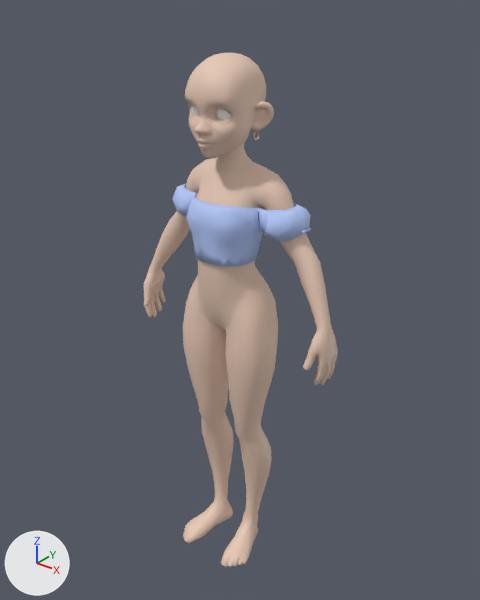
What one commit did to the Blender file ArtSource/Characters/SK_Human_Female.blend.
Both versions are drawn from a 50 mm camera at (1.177, -1.403, 1.837) aimed at (0.001, 0.068, 0.926). The lights are fixed; the arrows at lower left show +X, +Y and +Z. The older version comes first.

The scene before the commit, as lines of its bpy script (objects in view):
```python
ob_skm_f_body = bpy.data.objects.new('SKM_F_Body', me_skm_f_body)
ob_skm_f_body.location = (0.0, 0.0, 0.0)
ob_skm_f_eyes = bpy.data.objects.new('SKM_F_Eyes', me_skm_f_eyes)
ob_skm_f_eyes.location = (0.0, 0.0, 0.0)
ob_skm_f_top_offshouldercrop = bpy.data.objects.new('SKM_F_Top_OffShoulderCrop', me_skm_f_top_offshouldercrop)
ob_skm_f_top_offshouldercrop.location = (0.0, 0.0, 0.0)
```
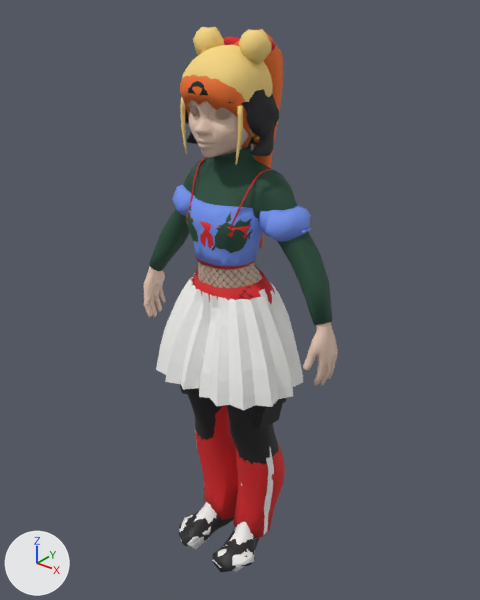
The change, as a list of edits to the scene's bpy script:
```text
Change mat_m_top_offshouldercrop:
    mat_m_top_offshouldercrop.base_color: (0.45, 0.58, 0.95) -> (0.171, 0.296, 0.89)  # blue #b3c8f9 -> blue #7394f2
Change ob_skm_f_eyes:
    add ob_skm_f_eyes.hide_set(True)
Add ob_skm_f_hair_spacebuns:
    ob_skm_f_hair_spacebuns = bpy.data.objects.new('SKM_F_Hair_SpaceBuns', me_skm_f_hair_spacebuns)  # 686 vertices, 762 faces; spans x -0.12..0.12, y -0.098..0.141, z 1.361..1.719; in mat_m_hair_spacebuns (yellow #f7d67f)
    ob_skm_f_hair_spacebuns.location = (0.0, 0.0, 0.0)
Add ob_skm_f_hair_highponytail:
    ob_skm_f_hair_highponytail = bpy.data.objects.new('SKM_F_Hair_HighPonytail', me_skm_f_hair_highponytail)  # 653 vertices, 760 faces; spans x -0.106..0.106, y -0.105..0.222, z 1.06..1.713; in mat_m_hair_highponytail (orange #f2732b), mat_m_hair_highponytail_bow (red #d11421)
    ob_skm_f_hair_highponytail.location = (0.0, 0.0, 0.0)
Add ob_skm_f_hair_bob:
    ob_skm_f_hair_bob = bpy.data.objects.new('SKM_F_Hair_Bob', me_skm_f_hair_bob)  # 453 vertices, 556 faces; spans x -0.138..0.139, y -0.107..0.153, z 1.4..1.676; in mat_m_hair_bob (black #19191f)
    ob_skm_f_hair_bob.location = (0.0, 0.0, 0.0)
Add ob_skm_f_top_turtleneckcrop:
    ob_skm_f_top_turtleneckcrop = bpy.data.objects.new('SKM_F_Top_TurtleneckCrop', me_skm_f_top_turtleneckcrop)  # 874 vertices, 1434 faces; spans x -0.352..0.351, y -0.089..0.118, z 0.953..1.424; in mat_m_top_turtleneckcrop (dark green #244c3b)
    ob_skm_f_top_turtleneckcrop.location = (0.0, 0.0, 0.0)
Add ob_skm_f_top_camicrop:
    ob_skm_f_top_camicrop = bpy.data.objects.new('SKM_F_Top_CamiCrop', me_skm_f_top_camicrop)  # 546 vertices, 668 faces; spans x -0.116..0.116, y -0.088..0.119, z 1.09..1.364; in mat_m_top_camicrop (red #d91f26)
    ob_skm_f_top_camicrop.location = (0.0, 0.0, 0.0)
Add ob_skm_f_legwear_fishnetband:
    ob_skm_f_legwear_fishnetband = bpy.data.objects.new('SKM_F_Legwear_FishnetBand', me_skm_f_legwear_fishnetband)  # 2080 vertices, 520 faces; spans x -0.133..0.133, y -0.077..0.119, z 0.981..1.106; in mat_m_legwear_fishnet (black #0d0d0f)
    ob_skm_f_legwear_fishnetband.location = (0.0, 0.0, 0.0)
Add ob_skm_f_bottom_pleatedskirt:
    ob_skm_f_bottom_pleatedskirt = bpy.data.objects.new('SKM_F_Bottom_PleatedSkirt', me_skm_f_bottom_pleatedskirt)  # 648 vertices, 648 faces; spans x -0.252..0.252, y -0.172..0.192, z 0.699..1.0; in mat_m_bottom_pleatedskirt (white #f7f7f5)
    ob_skm_f_bottom_pleatedskirt.location = (0.0, 0.0, 0.0)
Add ob_skm_f_bottom_cargopants:
    ob_skm_f_bottom_cargopants = bpy.data.objects.new('SKM_F_Bottom_CargoPants', me_skm_f_bottom_cargopants)  # 896 vertices, 1426 faces; spans x -0.204..0.21, y -0.096..0.136, z 0.197..0.985; in mat_m_bottom_cargopants (black #212124)
    ob_skm_f_bottom_cargopants.location = (0.0, 0.0, 0.0)
Add ob_skm_f_bottom_trackpants:
    ob_skm_f_bottom_trackpants = bpy.data.objects.new('SKM_F_Bottom_TrackPants', me_skm_f_bottom_trackpants)  # 980 vertices, 1483 faces; spans x -0.179..0.179, y -0.08..0.154, z 0.042..1.039; in mat_m_bottom_trackpants (red #db2126), mat_m_bottom_trackpants_stripe (white #f7f7f7)
    ob_skm_f_bottom_trackpants.location = (0.0, 0.0, 0.0)
Add ob_skm_f_shoes_chunkyboots:
    ob_skm_f_shoes_chunkyboots = bpy.data.objects.new('SKM_F_Shoes_ChunkyBoots', me_skm_f_shoes_chunkyboots)  # 753 vertices, 749 faces; spans x -0.162..0.164, y -0.159..0.098, z -0.003..0.205; in mat_m_f_shoes_chunkyboots_upper (black #1c1c1f), mat_m_f_shoes_chunkyboots_sole (black #29292b)
    ob_skm_f_shoes_chunkyboots.location = (0.0, 0.0, 0.0)
Add ob_skm_f_shoes_ankleboots:
    ob_skm_f_shoes_ankleboots = bpy.data.objects.new('SKM_F_Shoes_AnkleBoots', me_skm_f_shoes_ankleboots)  # 670 vertices, 666 faces; spans x -0.162..0.166, y -0.153..0.111, z -0.003..0.295; in mat_m_f_shoes_ankleboots_upper (white #f5f5f2), mat_m_f_shoes_ankleboots_sole (light grey #d6d6d9)
    ob_skm_f_shoes_ankleboots.location = (0.0, 0.0, 0.0)
Add ob_skm_f_shoes_sneakers:
    ob_skm_f_shoes_sneakers = bpy.data.objects.new('SKM_F_Shoes_Sneakers', me_skm_f_shoes_sneakers)  # 459 vertices, 455 faces; spans x -0.165..0.155, y -0.148..0.092, z -0.003..0.105; in mat_m_f_shoes_sneakers_upper (white #f2f2f0), mat_m_f_shoes_sneakers_sole (light grey #b8b8bf)
    ob_skm_f_shoes_sneakers.location = (0.0, 0.0, 0.0)
```

Where the change shows, as pixel boxes [x1, y1, x2, y2] in the pictures (480 x 600 px):
'SKM_F_Bottom_PleatedSkirt', added
    after: [156, 273, 303, 410]
'SKM_F_Top_TurtleneckCrop', added (dark green)
    after: [149, 142, 332, 326]
'SKM_F_Bottom_TrackPants', added
    after: [192, 268, 285, 538]
'SKM_F_Top_OffShoulderCrop', recoloured (darker)
    both: [173, 185, 311, 266]
'SKM_F_Hair_SpaceBuns', added (yellow)
    after: [180, 27, 273, 165]
'SKM_F_Bottom_CargoPants', added (black)
    after: [180, 291, 286, 465]
'SKM_F_Hair_HighPonytail', added
    after: [180, 29, 283, 249]
'SKM_F_Hair_Bob', added (black)
    after: [181, 81, 279, 156]
'SKM_F_Shoes_ChunkyBoots', added (black)
    after: [178, 510, 259, 572]
'SKM_F_Shoes_AnkleBoots', added
    after: [180, 483, 256, 572]
'SKM_F_Top_CamiCrop', added
    after: [186, 157, 273, 269]
'SKM_F_Legwear_FishnetBand', added
    after: [192, 262, 262, 300]
'SKM_F_Eyes', hidden (mostly hidden)
    before: [190, 106, 231, 120]
'SKM_F_Shoes_Sneakers', added
    after: [180, 528, 251, 569]
'SKM_F_Body', unchanged, covered by the edit
    before: [143, 52, 338, 567]
    after: [143, 100, 338, 386]
